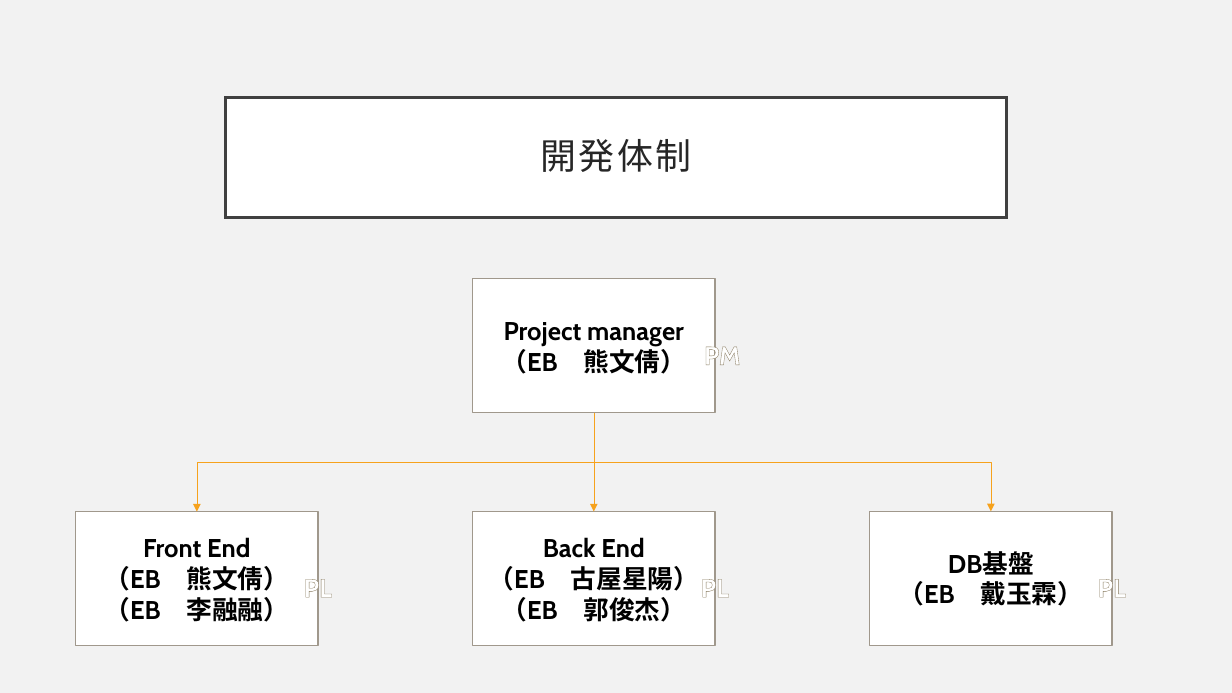
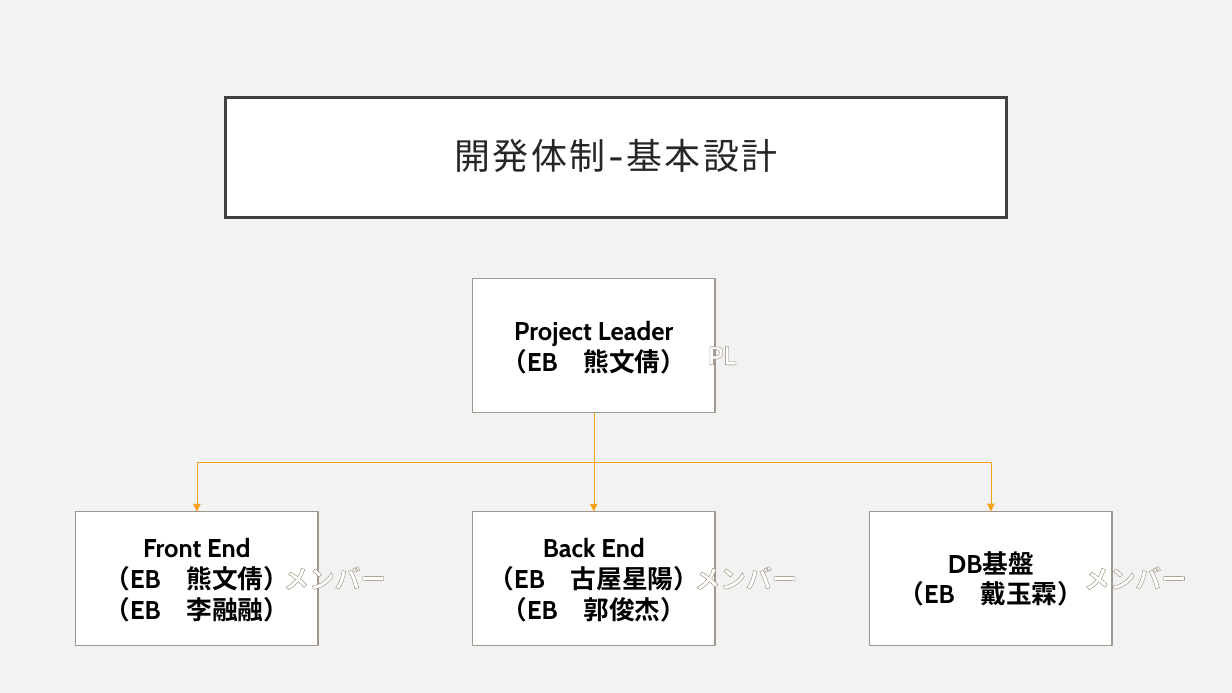
Before and after one commit to IotaTech-Info/certificate-online, a slide deck: slide 2 of doc/20_基本設計/04_運用系/【CS】基本設計-運用設計書.pptx. Drawn at 1232x693 pixels with LibreOffice and Linux fonts; fonts in the diff are those of the drawing. Boxes give left, top, right and bottom in pixels: in the first picture for what was removed or moved away, otherwise in the second. Text is boxed around its words. In the diff, an @@ line names an element or a change of style, - is before the commit and + after.

Commit message:
up

```diff
--- a/doc/20_基本設計/04_運用系/【CS】基本設計-運用設計書.pptx
+++ b/doc/20_基本設計/04_運用系/【CS】基本設計-運用設計書.pptx
@@ title at (455, 139, 778, 172): text changed @@
-開発体制
+開発体制-基本設計
@@ text in rectangle at (501, 320, 686, 374): text changed @@
-Project manager
-（EB 熊文倩）
+Project Leader（EB 熊文倩）
@@ text at (708, 343, 736, 370): text changed @@
-PM
+PL
@@ text at (283, 562, 386, 595): text changed @@
-PL
+メンバー
@@ text added at (695, 562, 798, 595), 20 pt, text #FFFFFF, bold @@
+メンバー
@@ text added at (1084, 562, 1187, 595), 20 pt, text #FFFFFF, bold @@
+メンバー
@@ text removed at (701, 575, 729, 602) @@
-PL
@@ text removed at (1098, 575, 1126, 602) @@
-PL
```
Also in this commit, not shown: 1 other slide changed.
